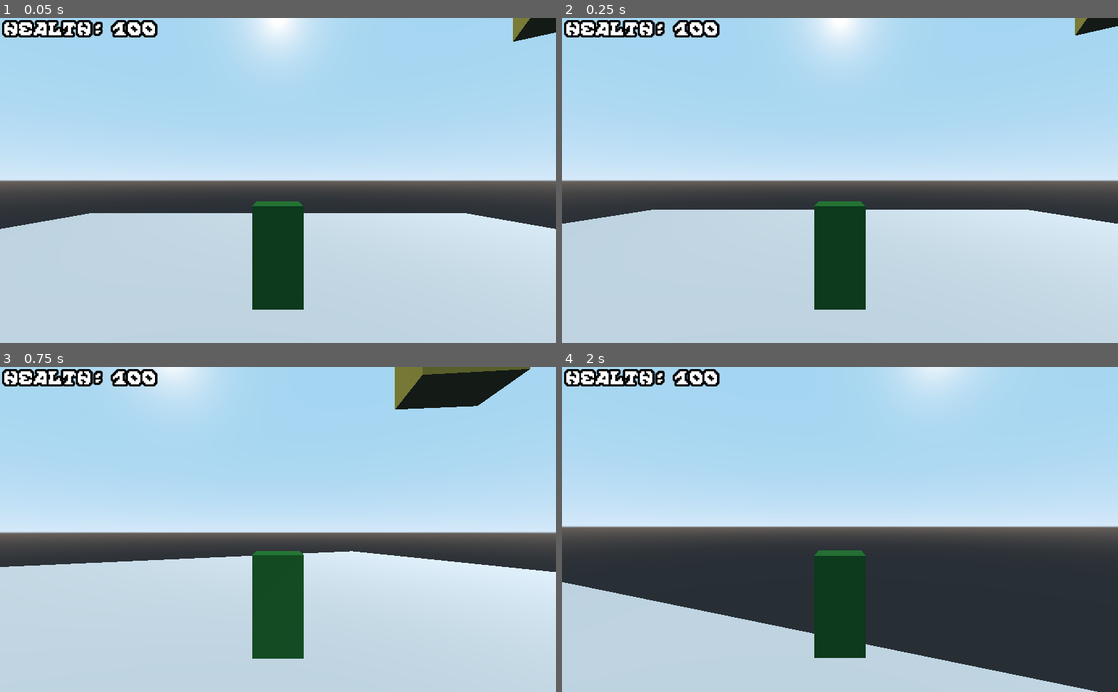
Above: before the commit, frames 1-4 (two rows, left to right).
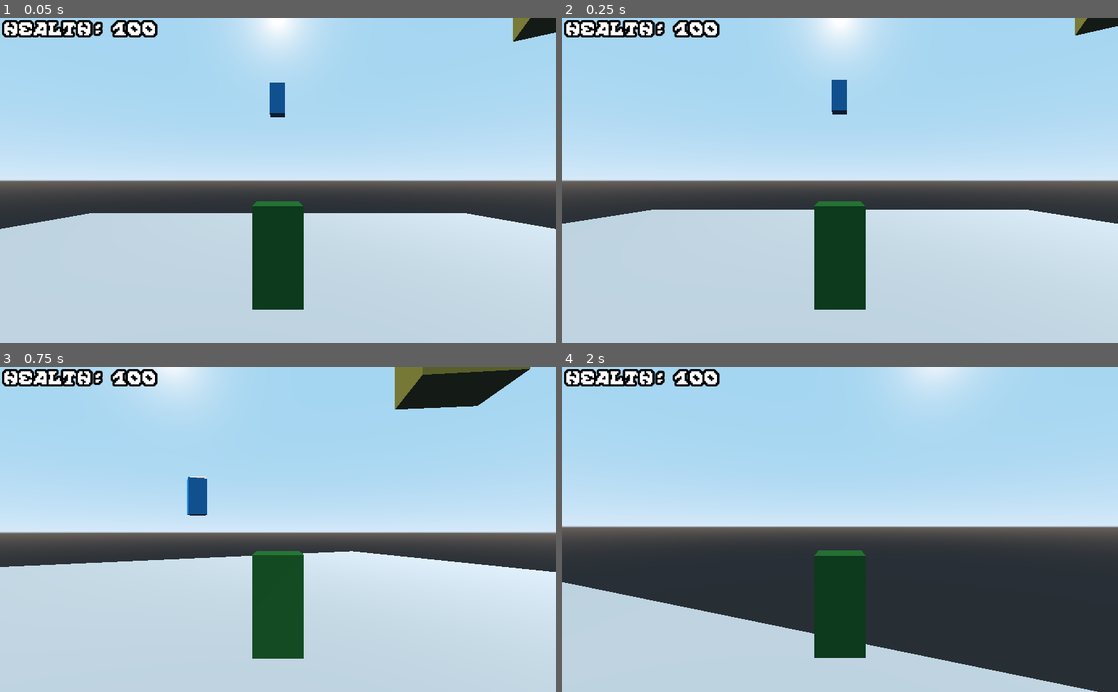
Above: after the commit, the same moments.

Repository: AlaskanGopher/GopherRPG3D
Game: Godot game, scene res://MainScene/InGame.tscn
Two runs of this game, one before a commit and one after it. Both use one fixed random seed, a clock stepped at 60 frames per second and the inputs below.
Inputs (mouse positions are in pixels of both pictures, inside the frame that each line leads up to):
- Up to frame 1 (0.05 s): no input
- Up to frame 2 (0.25 s): no input
- Up to frame 3 (0.75 s): tap Enter at 0.5 s; move the mouse to (305, 529) at 0.52 s; hold W (movement_up) from 0.53 s (still down)
- Up to frame 4 (2 s): keep holding W (movement_up); tap Space (movement_jump) at 0.77, 1.52 s; move the mouse to (812, 529) at 1.27 s

The runs differ from the first frame. In frame 1, 0.3% of the frame differs, in the area x 48-52%, y 19-31%; in frame 2, 0.3%; in frame 3, 0.4%, in the area x 33-38%, y 33-46%; in frame 4, nothing differs.

Commit message:
NPC Mostly added

Diff:
--- /dev/null
+++ b/source/Entities/HP Bar.tscn
@@ -0,0 +1,29 @@
+[gd_scene format=2]
+
+[node name="HP Bar" type="Control"]
+anchor_right = 1.0
+anchor_bottom = 1.0
+margin_right = -924.0
+margin_bottom = -500.0
+__meta__ = {
+"_edit_use_anchors_": false
+}
+
+[node name="BarContainer" type="ColorRect" parent="."]
+margin_left = 1.0
+margin_top = 83.0
+margin_right = 99.0
+margin_bottom = 92.0
+__meta__ = {
+"_edit_use_anchors_": false
+}
+
+[node name="InnerBar" type="ColorRect" parent="."]
+margin_left = 3.0
+margin_top = 85.0
+margin_right = 97.0
+margin_bottom = 90.0
+color = Color( 0.556863, 0.180392, 0.180392, 1 )
+__meta__ = {
+"_edit_use_anchors_": false
+}
--- /dev/null
+++ b/source/Entities/NPC.gd
@@ -0,0 +1,21 @@
+extends KinematicBody
+
+export var GRAVITY : float = 1
+export var MAX_HEALTH : int = 100
+var velocity : Vector3 = Vector3()
+var airTime = 0;
+
+
+func _physics_process(delta):
+	var acceleration = Vector3()
+	if is_on_floor():
+		airTime = 0
+	else:
+		airTime += delta
+	acceleration.y -= GRAVITY * airTime
+	velocity += acceleration
+	move_and_slide(velocity, Vector3(0, 1, 0))
+
+func _process(_delta):
+	var head = get_viewport().get_camera().get_parent_spatial()
+	$HUDObject.rotation = head.rotation + head.get_parent_spatial().rotation
--- /dev/null
+++ b/source/Entities/NPC.tscn
@@ -0,0 +1,38 @@
+[gd_scene load_steps=7 format=2]
+
+[ext_resource path="res://Entities/NPC.gd" type="Script" id=1]
+[ext_resource path="res://Entities/HP Bar.tscn" type="PackedScene" id=2]
+
+[sub_resource type="CubeMesh" id=1]
+size = Vector3( 1, 2, 1 )
+
+[sub_resource type="SpatialMaterial" id=2]
+albedo_color = Color( 0.113725, 0.505882, 0.807843, 1 )
+
+[sub_resource type="BoxShape" id=3]
+extents = Vector3( 0.5, 1, 0.5 )
+
+[sub_resource type="ViewportTexture" id=4]
+viewport_path = NodePath("Viewport")
+
+[node name="KinematicBody" type="KinematicBody"]
+transform = Transform( 1, 0, 0, 0, 1, 0, 0, 0, 1, 0, 1, 0 )
+script = ExtResource( 1 )
+
+[node name="MeshInstance" type="MeshInstance" parent="."]
+mesh = SubResource( 1 )
+material/0 = SubResource( 2 )
+
+[node name="CollisionShape" type="CollisionShape" parent="."]
+shape = SubResource( 3 )
+
+[node name="HUDObject" type="Sprite3D" parent="."]
+transform = Transform( 1, 0, 0, 0, 1, 0, 0, 0, 1, 0, 1.5, 0 )
+flip_v = true
+texture = SubResource( 4 )
+
+[node name="Viewport" type="Viewport" parent="."]
+size = Vector2( 100, 100 )
+transparent_bg = true
+
+[node name="HP Bar" parent="Viewport" instance=ExtResource( 2 )]
--- a/source/HUD/HUD_Script.gd
+++ b/source/HUD/HUD_Script.gd
@@ -2,11 +2,5 @@
 
 export (int) var HEALTH = 100
 
-signal update_health
-
 func _process(_delta):
 	$Control/Health.text = str("Health: ", HEALTH)
-
-
-func _ready():
-	pass
--- a/source/MainScene/InGame.tscn
+++ b/source/MainScene/InGame.tscn
@@ -4,7 +4,7 @@
 [ext_resource path="res://MainScene/Box/Box.tscn" type="PackedScene" id=2]
 [ext_resource path="res://PauseMenu/PauseMenu.tscn" type="PackedScene" id=3]
 [ext_resource path="res://HUD/HUD.tscn" type="PackedScene" id=4]
-[ext_resource path="res://HUD/HUD_Script.gd" type="Script" id=5]
+[ext_resource path="res://Entities/NPC.tscn" type="PackedScene" id=5]
 
 [sub_resource type="CubeMesh" id=1]
 
@@ -40,4 +40,6 @@
 [node name="PauseMenu" parent="." instance=ExtResource( 3 )]
 
 [node name="HUD" parent="." instance=ExtResource( 4 )]
-script = ExtResource( 5 )
+
+[node name="KinematicBody" parent="." instance=ExtResource( 5 )]
+transform = Transform( 1, 0, 0, 0, 1, 0, 0, 0, 1, -0.0365715, 9.93884, -10.7451 )
--- a/source/Player/Player.tscn
+++ b/source/Player/Player.tscn
@@ -25,5 +25,5 @@
 [node name="Head" type="Spatial" parent="."]
 transform = Transform( 1, 0, 0, 0, 1, 0, 0, 0, 1, 0, 1.5, 0 )
 
-[node name="Camera" type="Camera" parent="Head"]
+[node name="Third-Person" type="Camera" parent="Head"]
 transform = Transform( 1, 0, 0, 0, 1, 0, 0, 0, 1, 0, 0, 5 )
--- a/source/Player/PlayerController.gd
+++ b/source/Player/PlayerController.gd
@@ -28,7 +28,6 @@
 	if is_on_floor():
 		airTime = 0
 
-		print(velocity * FRICTION)
 		acceleration.x -= velocity.x * FRICTION
 		acceleration.z -= velocity.z * FRICTION
 
